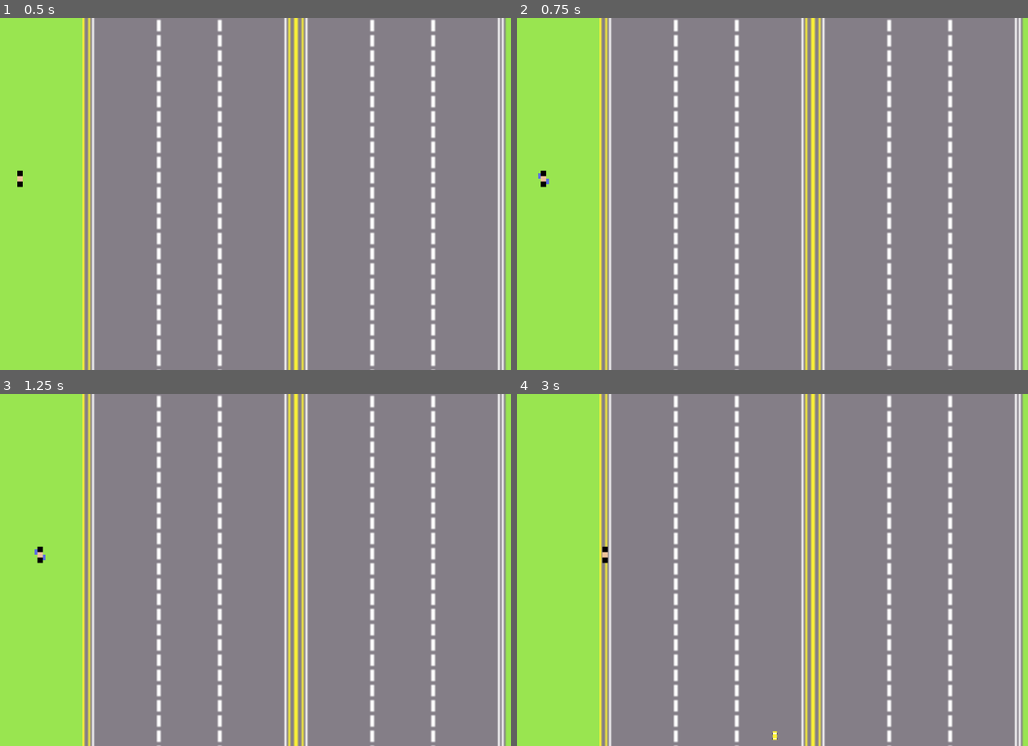
Above: before the commit, frames 1-4 (two rows, left to right).
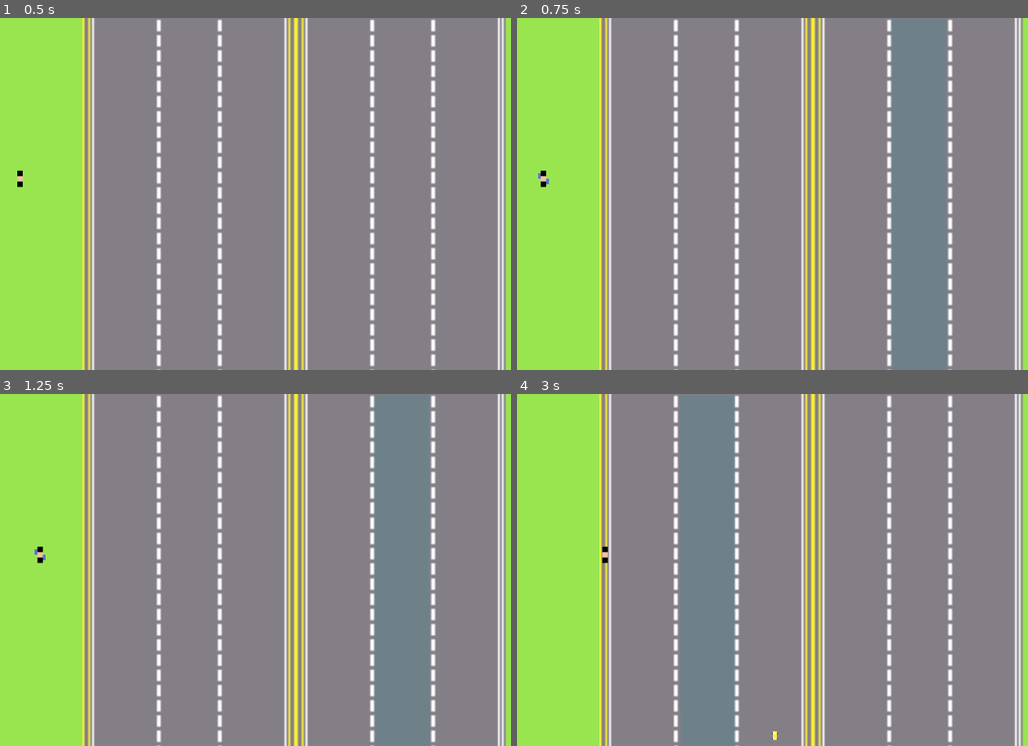
Above: after the commit, the same moments.

Repository: lewis785/gmtk-game-jam-2023
Game: Godot game, scene res://scenes/world.tscn
Two runs of this game, one before a commit and one after it. Both use one fixed random seed, a clock stepped at 60 frames per second and the inputs below.
Inputs (mouse positions are in pixels of both pictures, inside the frame that each line leads up to):
- Up to frame 1 (0.5 s): no input
- Up to frame 2 (0.75 s): move the mouse to (900, 176) at 0.52 s; click (900, 176) at 0.67 s
- Up to frame 3 (1.25 s): no input
- Up to frame 4 (3 s): move the mouse to (634, 587) at 1.27 s; click (634, 587) at 1.42 s; move the mouse to (823, 492) at 2.02 s; click (823, 492) at 2.17 s; move the mouse to (731, 640) at 2.77 s; click (731, 640) at 2.92 s

Frame 1 is identical in both runs. In frame 2, 0.1% of the frame differs, in the area x 73-74%, y 0-90%; in frame 3, 0.1%; in frame 4, 0.1%, in the area x 42-43%, y 0-100%.

Commit message:
ADD truck spawning to map

Diff:
--- a/scenes/truck/TruckSpawner.gd
+++ b/scenes/truck/TruckSpawner.gd
@@ -1,6 +1,13 @@
 extends Area2D
 
 @export var truck_scene : PackedScene
+@export var collision: CollisionPolygon2D
+
+func _ready():
+	if collision:
+		$Highlight.polygon = collision.polygon
+		$Highlight.position = collision.position
+
 
 func _input_event( viewport, event, shape_idx):
 	if (!event is InputEventMouseButton || !event.pressed):
@@ -8,3 +15,10 @@
 
 	var truck = truck_scene.instantiate()
 	add_child(truck)
+
+
+func _on_mouse_entered():
+	$Highlight.show()
+
+func _on_mouse_exited():
+	$Highlight.hide()
--- a/scenes/truck/TruckSpawner.tscn
+++ b/scenes/truck/TruckSpawner.tscn
@@ -1,17 +1,19 @@
-[gd_scene load_steps=4 format=3 uid="uid://o85i321qi44w"]
+[gd_scene load_steps=2 format=3 uid="uid://o85i321qi44w"]
 
 [ext_resource type="Script" path="res://scenes/truck/TruckSpawner.gd" id="1_88df4"]
-[ext_resource type="Texture2D" uid="uid://b472eygdiu2gi" path="res://icon.svg" id="2_riqby"]
 
-[sub_resource type="RectangleShape2D" id="RectangleShape2D_cd08u"]
+[node name="TruckSpawner" type="Area2D" node_paths=PackedStringArray("collision")]
+script = ExtResource("1_88df4")
+collision = NodePath("ClickableArea")
 
-[node name="TruckSpawner" type="Area2D"]
-script = ExtResource("1_88df4")
+[node name="Highlight" type="Polygon2D" parent="."]
+visible = false
+color = Color(0, 0.580392, 0.584314, 0.164706)
+polygon = PackedVector2Array(-10, -10, 10, -10, 10, 10, -10, 10)
 
-[node name="Sprite2D" type="Sprite2D" parent="."]
-position = Vector2(-1.90735e-06, 1.90735e-06)
-scale = Vector2(0.15625, 0.15625)
-texture = ExtResource("2_riqby")
+[node name="ClickableArea" type="CollisionPolygon2D" parent="."]
+position = Vector2(-2, -389.125)
+polygon = PackedVector2Array(51, 389.125, 50, -388.875, -52, -388.875, -50, 388.125)
 
-[node name="CollisionShape2D" type="CollisionShape2D" parent="."]
-shape = SubResource("RectangleShape2D_cd08u")
+[connection signal="mouse_entered" from="." to="." method="_on_mouse_entered"]
+[connection signal="mouse_exited" from="." to="." method="_on_mouse_exited"]
--- a/scenes/world.tscn
+++ b/scenes/world.tscn
@@ -1,10 +1,37 @@
-[gd_scene load_steps=4 format=3 uid="uid://bh2yrjwygsc4w"]
+[gd_scene load_steps=5 format=3 uid="uid://bh2yrjwygsc4w"]
 
 [ext_resource type="PackedScene" uid="uid://brkxobf712sou" path="res://scenes/background/Background.tscn" id="1_eurn6"]
+[ext_resource type="PackedScene" uid="uid://o85i321qi44w" path="res://scenes/truck/TruckSpawner.tscn" id="2_lekw4"]
 [ext_resource type="PackedScene" uid="uid://bsv8xxwo38t8m" path="res://scenes/person/Person.tscn" id="2_rlvv3"]
 [ext_resource type="PackedScene" uid="uid://rd3gjhuaqh1t" path="res://scenes/truck/Truck.tscn" id="3_c5fii"]
 
 [node name="World" type="Node2D"]
+
+[node name="TruckSpawns" type="Node" parent="."]
+
+[node name="TruckSpawner" parent="TruckSpawns" instance=ExtResource("2_lekw4")]
+position = Vector2(481, 781)
+truck_scene = ExtResource("3_c5fii")
+
+[node name="TruckSpawner2" parent="TruckSpawns" instance=ExtResource("2_lekw4")]
+position = Vector2(597, 778)
+truck_scene = ExtResource("3_c5fii")
+
+[node name="TruckSpawner3" parent="TruckSpawns" instance=ExtResource("2_lekw4")]
+position = Vector2(753, 779)
+truck_scene = ExtResource("3_c5fii")
+
+[node name="TruckSpawner4" parent="TruckSpawns" instance=ExtResource("2_lekw4")]
+position = Vector2(869, 779)
+truck_scene = ExtResource("3_c5fii")
+
+[node name="TruckSpawner5" parent="TruckSpawns" instance=ExtResource("2_lekw4")]
+position = Vector2(990, 781)
+truck_scene = ExtResource("3_c5fii")
+
+[node name="TruckSpawner6" parent="TruckSpawns" instance=ExtResource("2_lekw4")]
+position = Vector2(361, 781)
+truck_scene = ExtResource("3_c5fii")
 
 [node name="Background" parent="." instance=ExtResource("1_eurn6")]
 scale = Vector2(3.5, 3.5)
